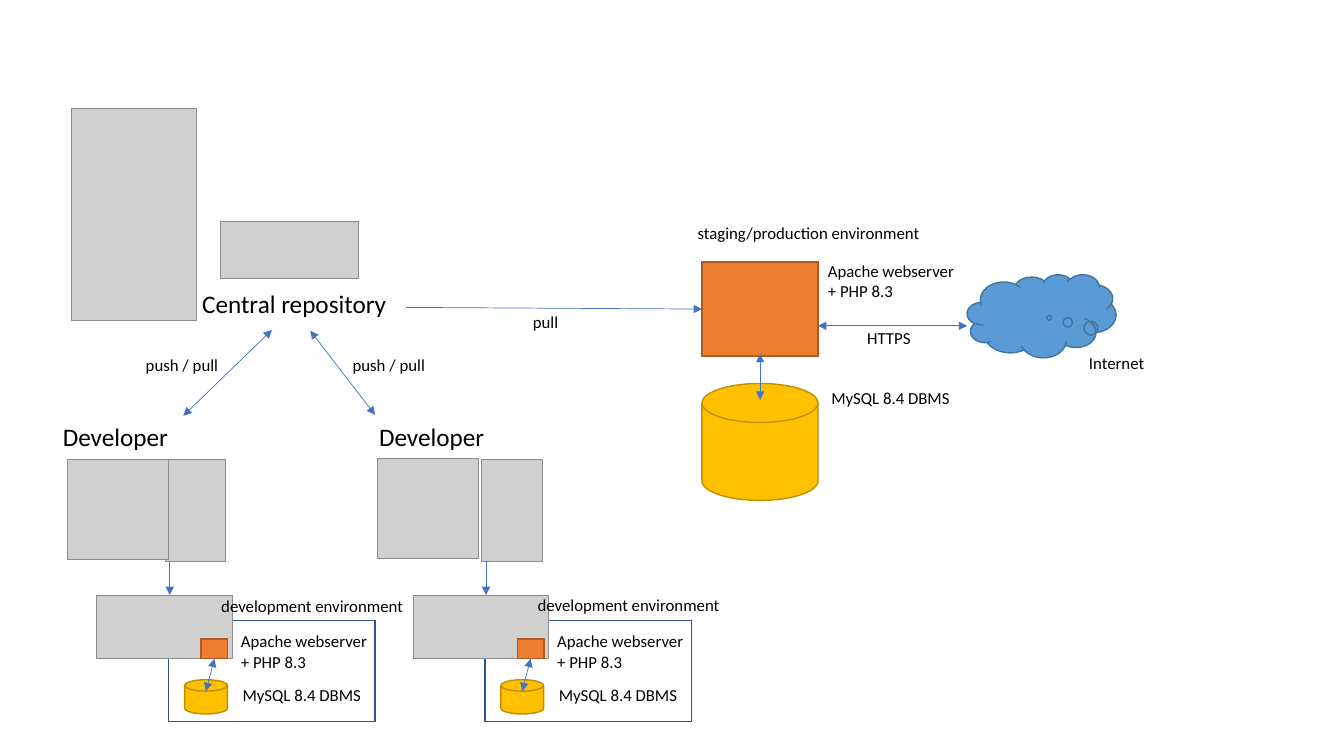
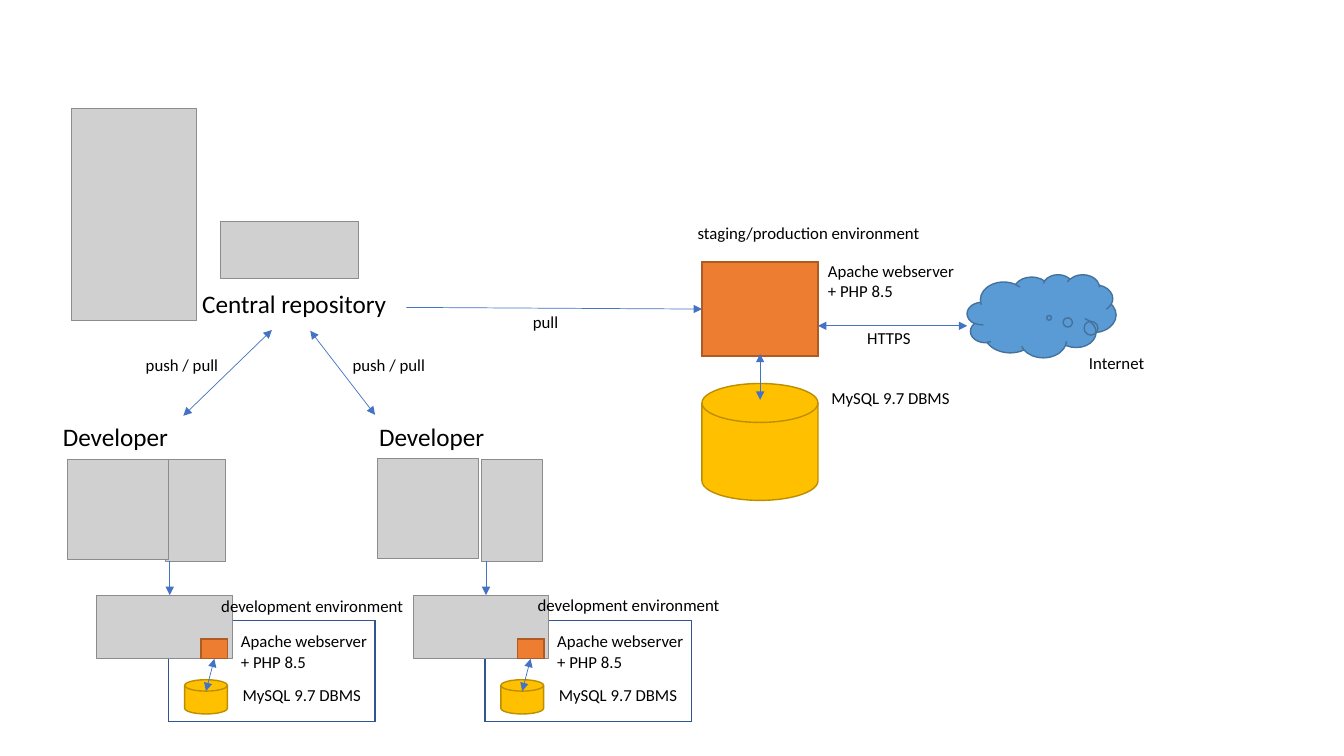
Before and after one commit to mjoris/workshops-back-end-development, a slide deck: slide 1 of app/public/assets/02/docker-dev-and-prod.pptx. Drawn at 1344x756 pixels with LibreOffice and Linux fonts; fonts in the diff are those of the drawing; grey boxes stand for pictures. Boxes give left, top, right and bottom in pixels: in the first picture for what was removed or moved away, otherwise in the second. Text is boxed around its words. In the diff, an @@ line names an element or a change of style, - is before the commit and + after.

```diff
--- a/app/public/assets/02/docker-dev-and-prod.pptx
+++ b/app/public/assets/02/docker-dev-and-prod.pptx
@@ text at [828, 265, 953, 297]: text changed @@
-Apache webserver + PHP 8.3
+Apache webserver + PHP 8.5
@@ text at [831, 393, 949, 407]: text changed @@
-MySQL 8.4 DBMS
+MySQL 9.7 DBMS
@@ text at [241, 635, 366, 668]: text changed @@
-Apache webserver + PHP 8.3
+Apache webserver + PHP 8.5
@@ text at [557, 635, 683, 668]: text changed @@
-Apache webserver + PHP 8.3
+Apache webserver + PHP 8.5
@@ text at [243, 690, 360, 704]: text changed @@
-MySQL 8.4 DBMS
+MySQL 9.7 DBMS
@@ text at [559, 690, 677, 704]: text changed @@
-MySQL 8.4 DBMS
+MySQL 9.7 DBMS
```
Also in this commit, not shown: 3 other files.
